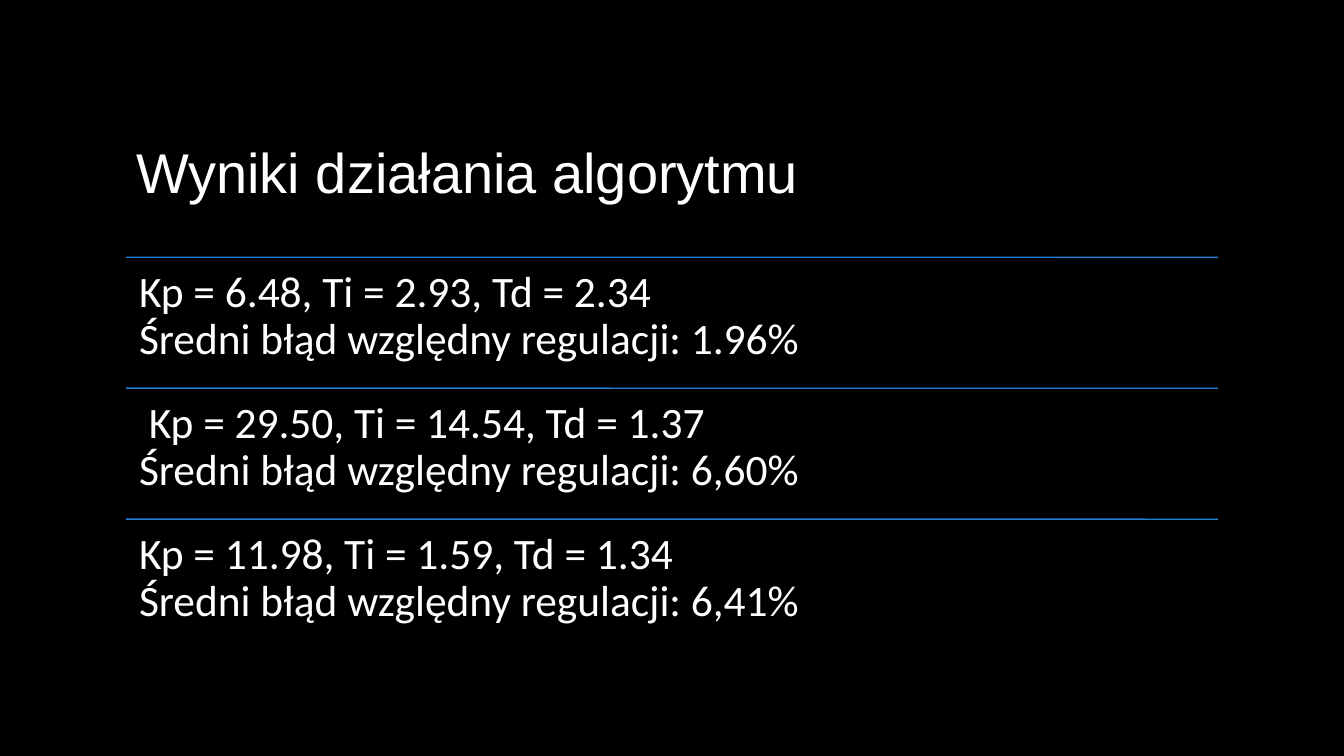
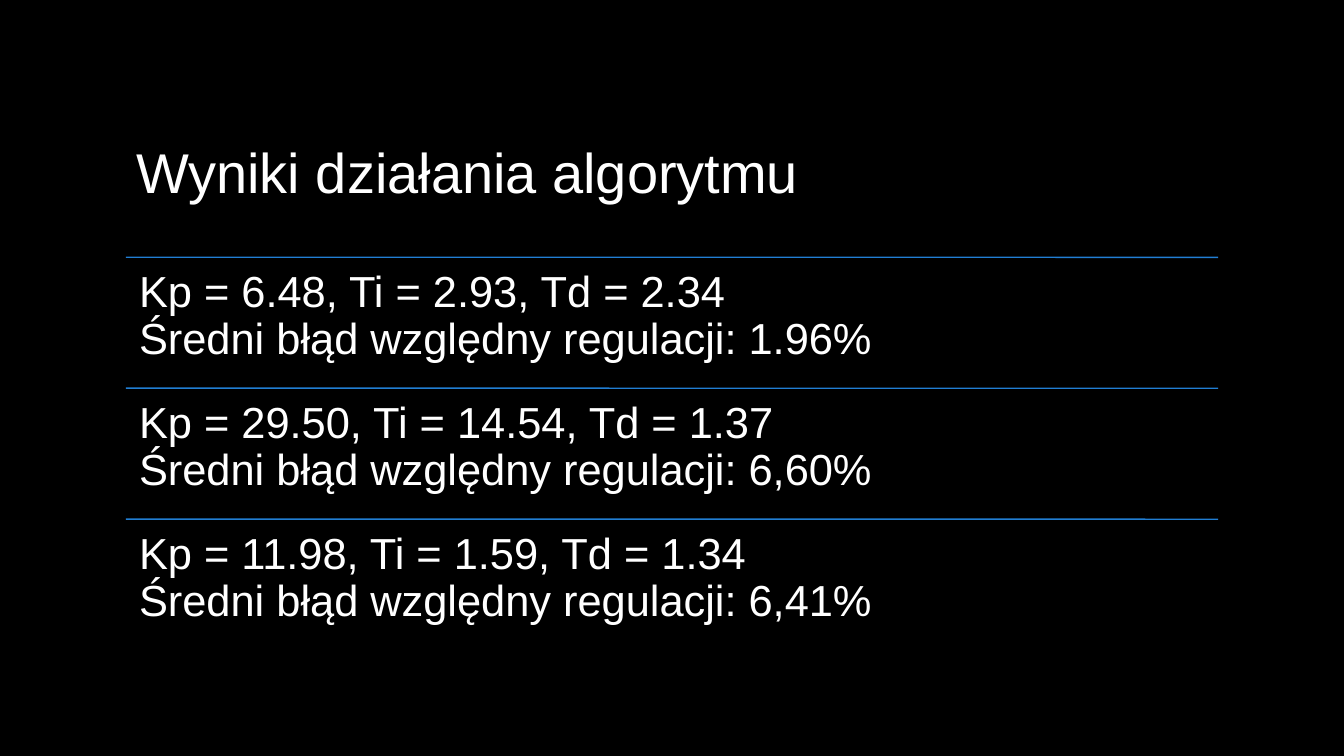
Before and after one commit to DevxMike/master_degree, a slide deck: slide 11 of ppt/Magisterka.odp. Drawn at 1344x756 pixels with LibreOffice and Linux fonts; fonts in the diff are those of the drawing. Boxes give left, top, right and bottom in pixels: in the first picture for what was removed or moved away, otherwise in the second. Text is boxed around its words. In the diff, an @@ line names an element or a change of style, - is before the commit and + after.

```diff
--- a/ppt/Magisterka.odp
+++ b/ppt/Magisterka.odp
@@ font Calibri to Arial in 3 elements at (126,257,1218,388), (126,388,1218,519), (126,519,1218,650) @@
```
Also in this commit, not shown: 2 other slides changed, 1 other file.
